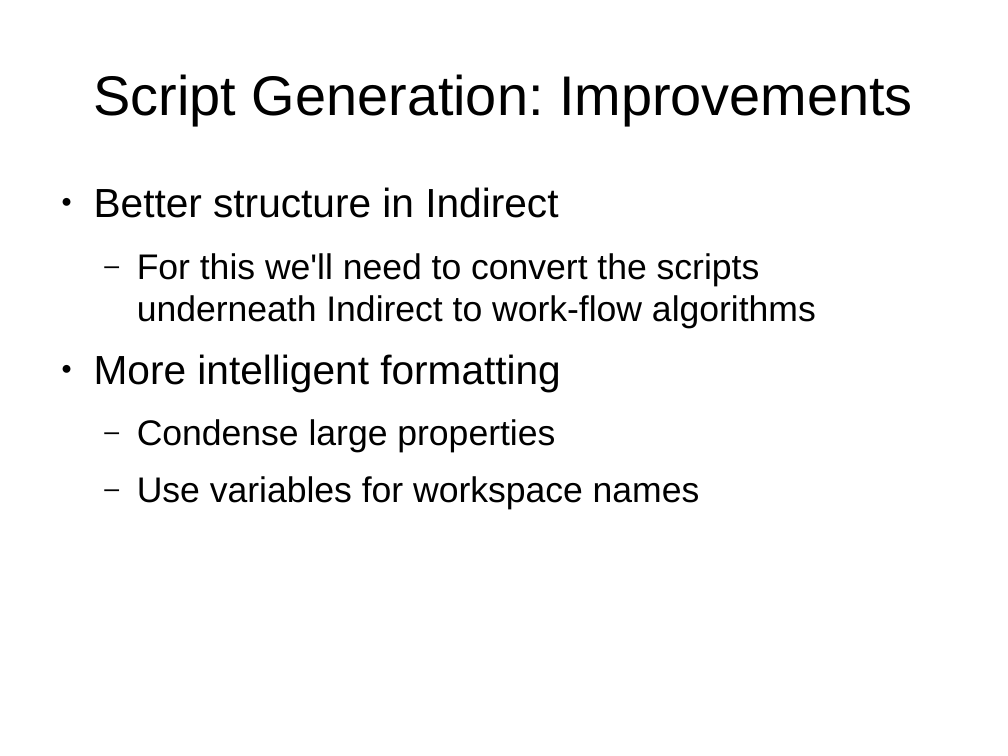
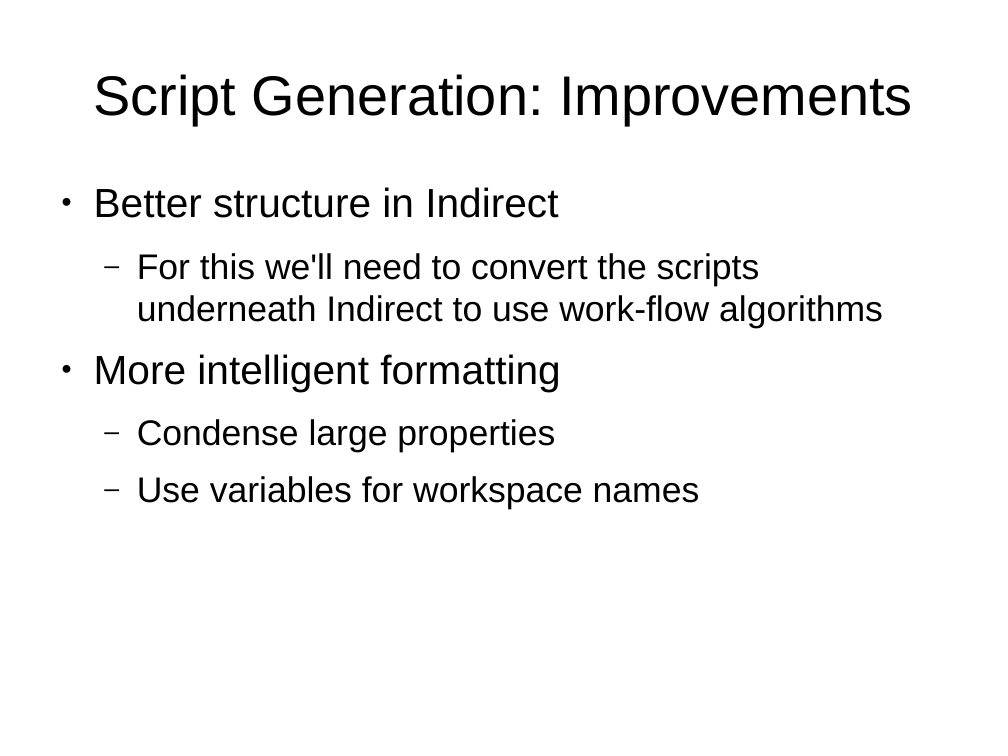
Before and after one commit to samueljackson92/documents, a slide deck: slide 4 of RAL/msg_presentation.pptx. Drawn at 1008x756 pixels with LibreOffice and Linux fonts; fonts in the diff are those of the drawing. Boxes give left, top, right and bottom in pixels: in the first picture for what was removed or moved away, otherwise in the second. Text is boxed around its words. In the diff, an @@ line names an element or a change of style, - is before the commit and + after.

```diff
--- a/RAL/msg_presentation.pptx
+++ b/RAL/msg_presentation.pptx
@@ text at (137,253,883,329): text changed @@
-  – For this we'll need to convert the scripts underneath Indirect to work-flow algorithms
+  – For this we'll need to convert the scripts underneath Indirect to use work-flow algorithms
```
Also in this commit, not shown: 7 other slides changed, 1 slide added.
